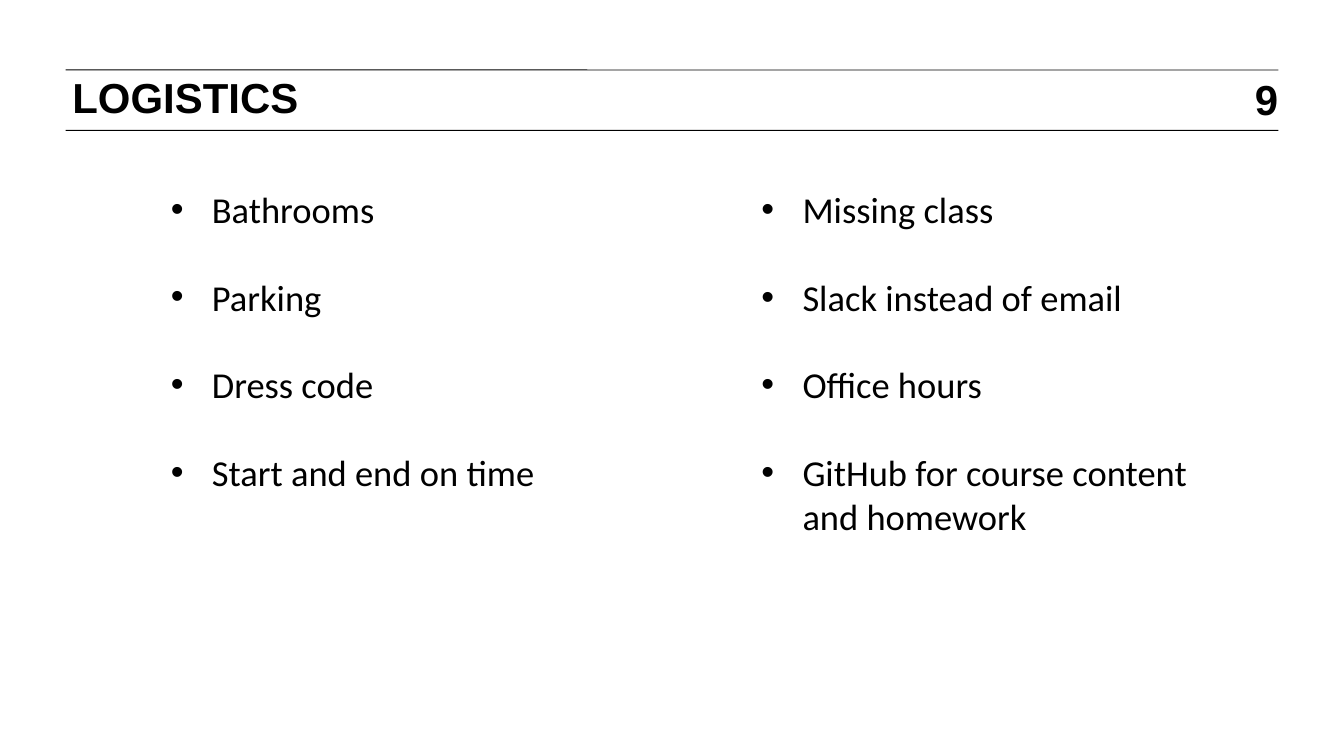
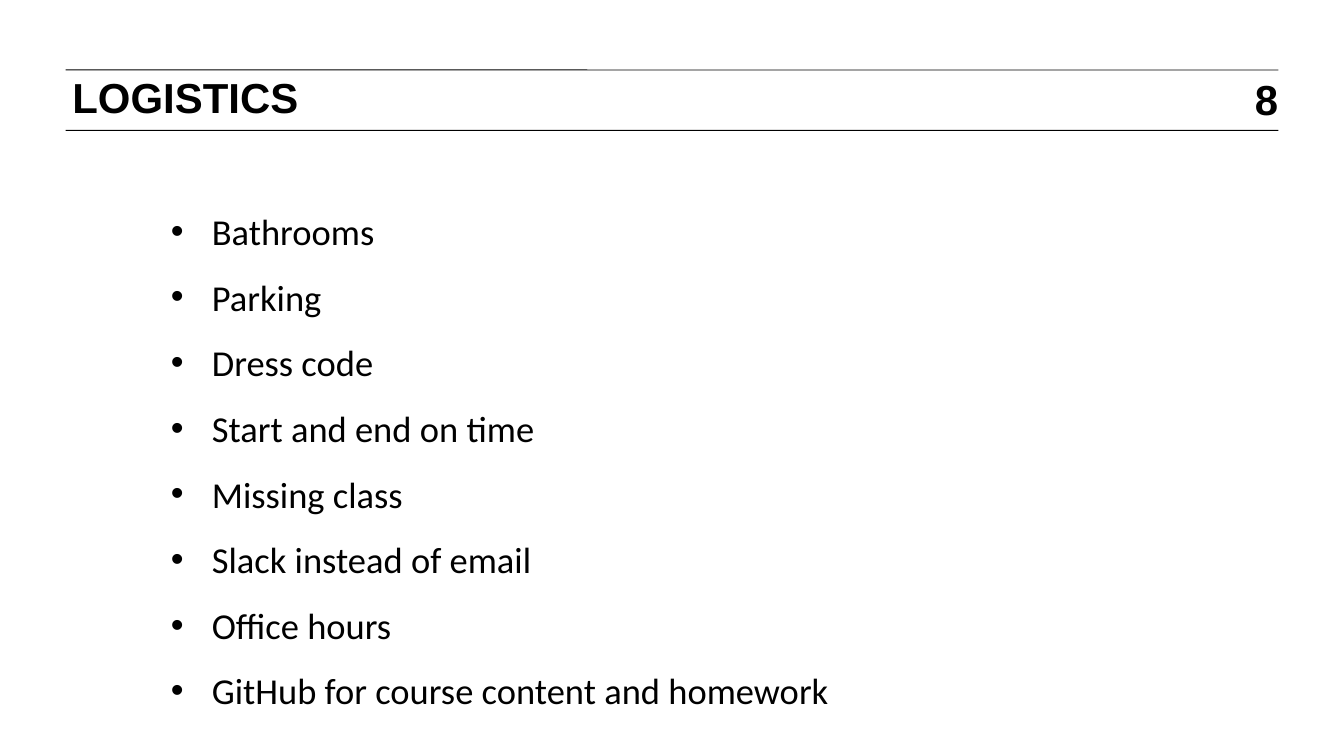
Before and after one commit to araveret/DAT6, a slide deck: slide 8 of slides/01_course_overview.pptx (slide 9 before the commit). Drawn at 1344x755 pixels with LibreOffice and Linux fonts; fonts in the diff are those of the drawing. Boxes give left, top, right and bottom in pixels: in the first picture for what was removed or moved away, otherwise in the second. Text is boxed around its words. In the diff, an @@ line names an element or a change of style, - is before the commit and + after.

Commit message:
Minor formatting changes to slides

```diff
--- a/slides/01_course_overview.pptx
+++ b/slides/01_course_overview.pptx
@@ page number at <box>1255,85,1278,116</box>: text changed @@
-9
+8
@@ text removed at <box>803,197,1186,531</box> @@
-• Missing class
-• Slack instead of email
-• Office hours
-• GitHub for course content and homework
@@ text at <box>212,219,535,443</box>: line spacing 1 to 1.5 @@
@@ text at <box>212,482,828,705</box>: paragraphs added @@
+• Missing class
+• Slack instead of email
+• Office hours
+• GitHub for course content and homework
```
Also in this commit, not shown: 1 slide removed, 2 other files.
